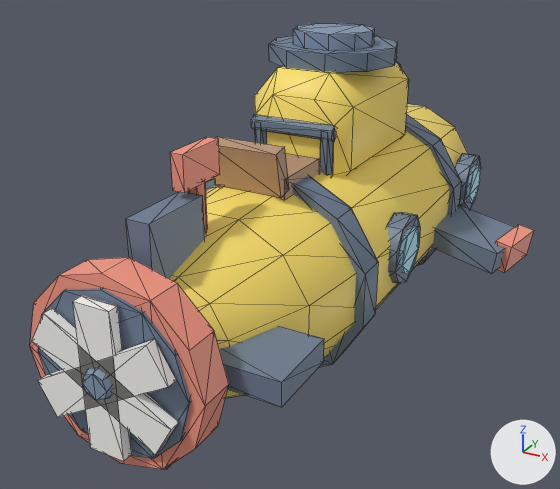
Two versions of the glTF model art/subs/Bathtub/Bathtub.glb, one commit apart.
The view is the same before and after, from a camera (50 mm lens) standing at (17.91, -36.55, 17.28) and looking at (-0.6, -2.89, 0.45). The axes (+X, +Y, +Z) are drawn at lower right. The lights are the same throughout. The picture after the commit comes second. Mesh edges are drawn as thin lines. Vertices at exactly the same position are counted once.

Names of what the first picture shows: 'Hull', 'Hull_Glow', 'Prop', 'Seat'.
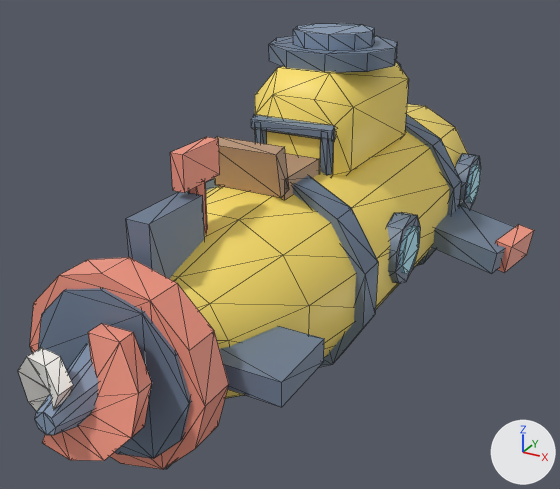
Where the change shows, as pixel boxes [x1, y1, x2, y2] in the pictures (560 x 489 px):
```json
{"object": "Prop", "change": "reshaped", "before": [32, 296, 179, 461], "after": [18, 323, 151, 461], "on screen": "9% narrower, 16% shorter"}
{"part": 1, "of": "me_prop", "change": "added", "after": [35, 345, 98, 435]}
{"part": 2, "of": "me_prop", "change": "added", "after": [42, 323, 151, 461], "on screen": "pink"}
{"part": 3, "of": "me_prop", "change": "added", "after": [18, 347, 73, 411]}
{"part": 4, "of": "me_prop", "change": "deleted", "before": [32, 296, 179, 461]}
```

The change, as JSON lines over the scene's bpy script:
```json
{"block": "me_prop", "where": "# used by ob_prop; location = (0.0, 0.0, 0.0)"}
{"op": "remove", "block": "me_prop", "code": "me_prop.from_pydata(...)  # 40 vertices, 64 faces; spans x -3.28..3.28, y -18.4..-16.6, z -2.6..4.0"}
{"op": "add", "block": "me_prop", "code": "me_prop.from_pydata(...)  # 72 vertices, 132 faces; spans x -2.78..2.78, y -20.95..-16.7, z -1.99..3.39"}
{"block": "me_prop", "change": "me_prop part 1: a new loose piece, an 8-sided cut cone along y (radius 0.5 at the low end, 1.75 at the high end) spanning x -1.75..1.75, y -20.95..-16.7, z -1.05..2.45, in mat_defaultmaterial_003"}
{"block": "me_prop", "change": "me_prop part 2: a new loose piece of 28 vertices spanning x -0.56..2.78, y -20.73..-17.67, z -1.2..3.39, in mat_defaultmaterial_003"}
{"block": "me_prop", "change": "me_prop part 3: a new loose piece of 28 vertices spanning x -2.78..0.56, y -20.73..-17.67, z -1.99..2.6, in mat_defaultmaterial_003"}
{"block": "me_prop", "change": "me_prop part 4: the whole mesh is rebuilt"}
```
